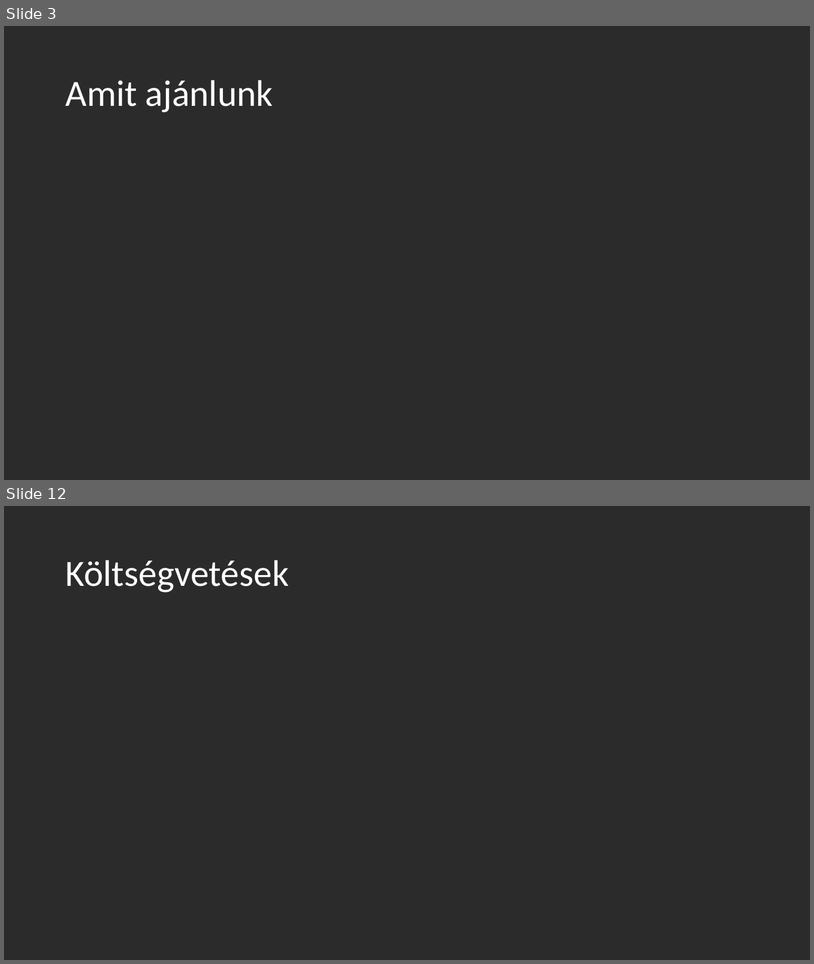
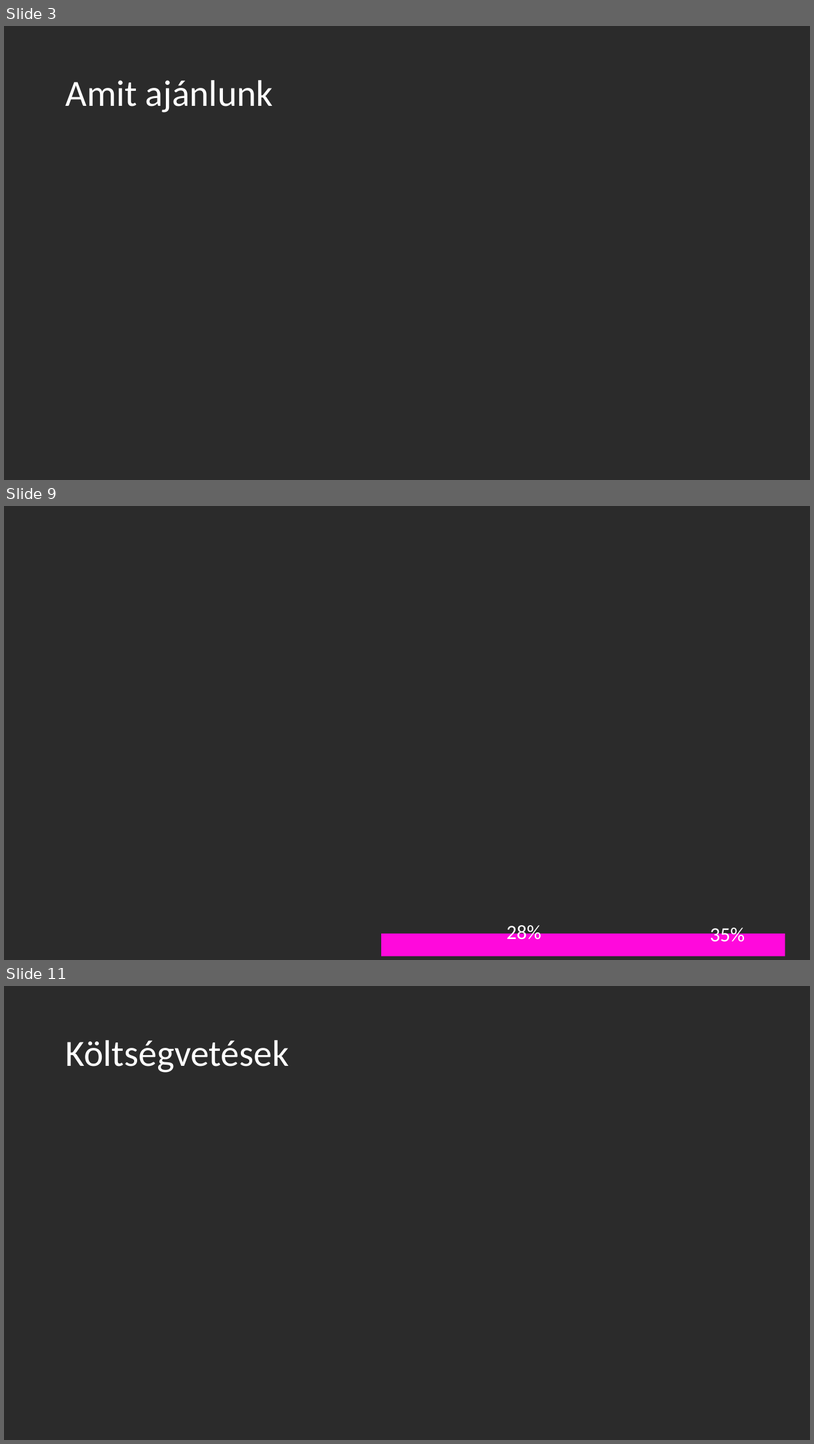
Before and after one commit to BEmma0/metetmatat-kft, a slide deck: netetmatat-ppt.pptx. Shown one above the other, each under a label of ours: slides 3 and 12 before the commit, slides 3, 9 and 11 after it; the slides between them are not shown. The pictures are 814x964 and 814x1444 pixels, drawn with LibreOffice and Linux fonts; fonts in the diff are those of the drawing; background and template pictures are left out; a plain dark background stands for a picture behind light text. Boxes give left, top, right and bottom in pixels: in the first picture for what was removed or moved away, otherwise in the second. Text is boxed around its words. In the diff, an @@ line names an element or a change of style, - is before the commit and + after.

```diff
--- a/netetmatat-ppt.pptx
+++ b/netetmatat-ppt.pptx
@@ slide 9 added at <box>4,506,810,960</box>, background picture (left out) @@
@@ rectangle added at <box>381,933,786,955</box>, fill #FF09DC @@
@@ text added at <box>507,922,542,939</box>, 24 pt, text #FFFFFF @@
+28%
@@ text added at <box>710,924,745,941</box>, 24 pt, text #FFFFFF @@
+35%
@@ what was slide 12 is now slide 11 @@
```
Also in this commit, not shown: 5 slides changed, 2 other slides added, 4 slides removed.
